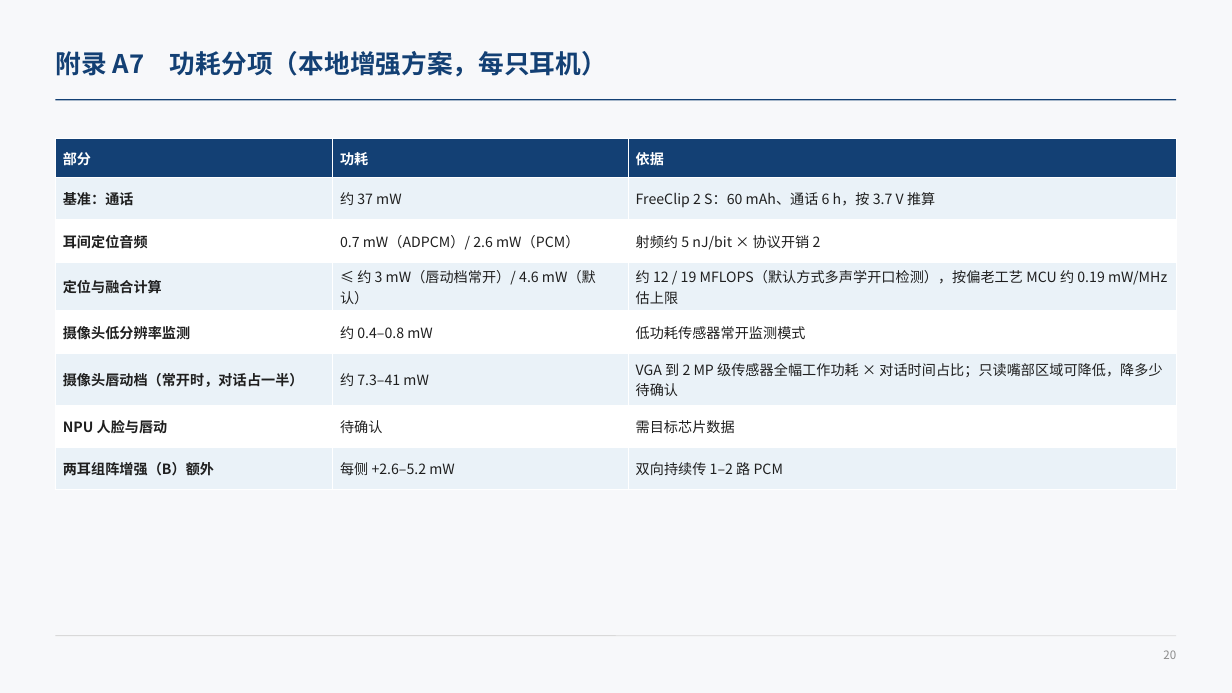
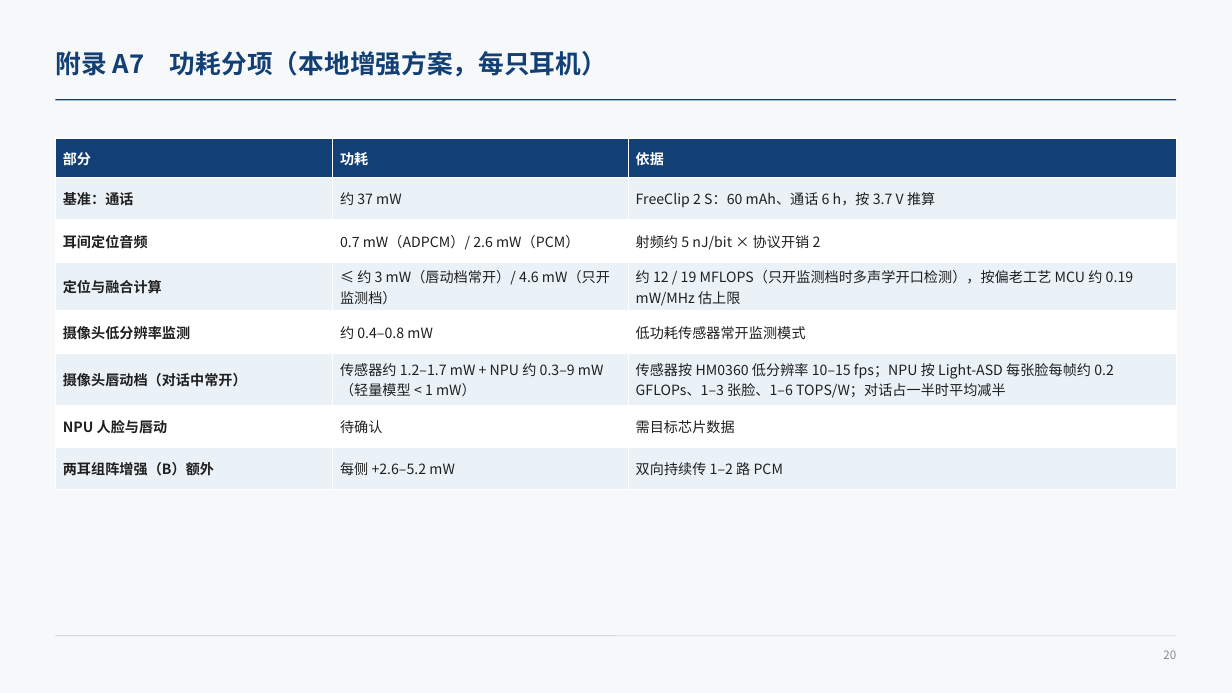
Before and after one commit to ZeroFoxxi/ssl-scene1, a slide deck: slide 20 of 02_耳机声源定位/耳机摄像头听觉辅助_整体设计方案.pptx. Drawn at 1232x693 pixels with LibreOffice and Linux fonts; fonts in the diff are those of the drawing. Boxes give left, top, right and bottom in pixels: in the first picture for what was removed or moved away, otherwise in the second. Text is boxed around its words. In the diff, an @@ line names an element or a change of style, - is before the commit and + after.

```diff
--- a/02_耳机声源定位/耳机摄像头听觉辅助_整体设计方案.pptx
+++ b/02_耳机声源定位/耳机摄像头听觉辅助_整体设计方案.pptx
@@ table at (55,139,1177,480) @@
-row 4, column 2: ≤ 约 3 mW（唇动档常开）/ 4.6 mW（默认）
+row 4, column 2: ≤ 约 3 mW（唇动档常开）/ 4.6 mW（只开监测档）
-row 4, column 3: 约 12 / 19 MFLOPS（默认方式多声学开口检测），按偏老工艺 MCU 约 0.19 mW/MHz 估上限
+row 4, column 3: 约 12 / 19 MFLOPS（只开监测档时多声学开口检测），按偏老工艺 MCU 约 0.19 mW/MHz 估上限
-row 6: 摄像头唇动档（常开时，对话占一半） | 约 7.3–41 mW | VGA 到 2 MP 级传感器全幅工作功耗 × 对话时间占比；只读嘴部区域可降低，降多少待确认
+row 6: 摄像头唇动档（对话中常开） | 传感器约 1.2–1.7 mW + NPU 约 0.3–9 mW（轻量模型 < 1 mW） | 传感器按 HM0360 低分辨率 10–15 fps；NPU 按 Light-ASD 每张脸每帧约 0.2 GFLOPs、1–3 张脸、1–6 TOPS/W；对话占一半时平均减半
```
Also in this commit, not shown: 9 other slides changed, 8 other files.
